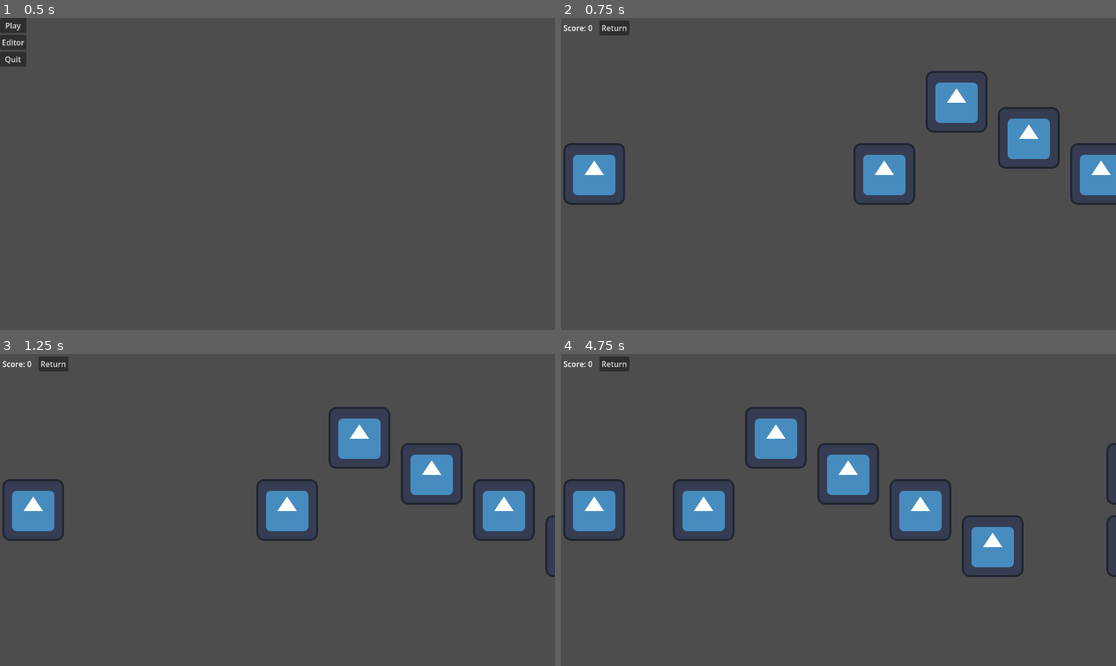
Above: before the commit, frames 1-4 (two rows, left to right).
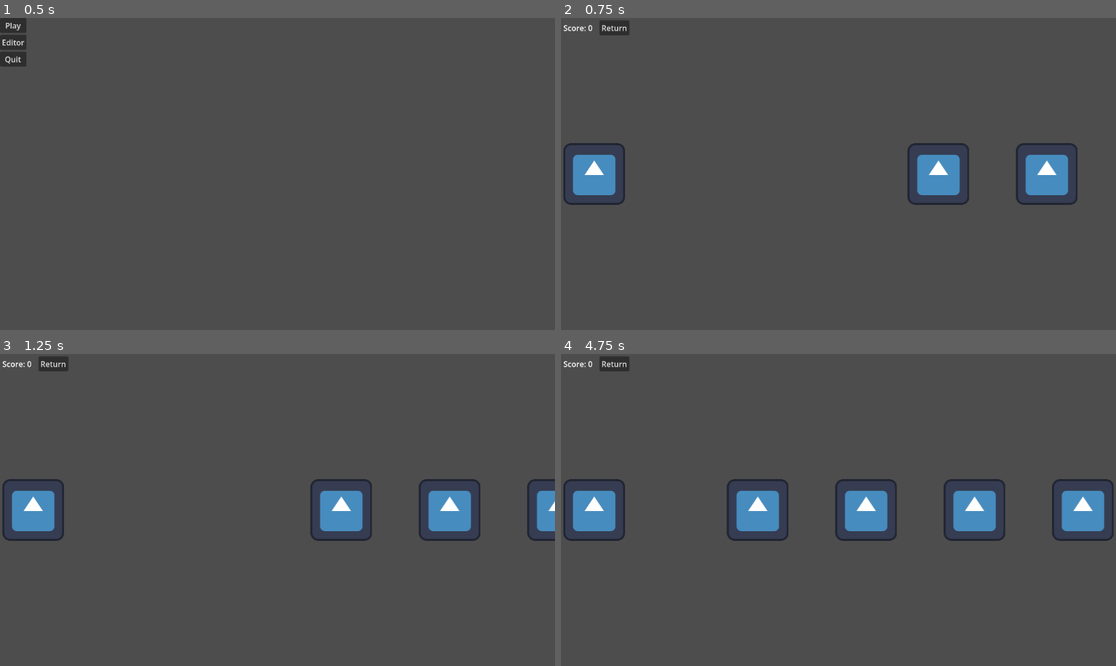
Above: after the commit, the same moments.

Repository: JoshDean599/12DI-Josh-Dean
Game: Godot game, scene res://Scenes/main_menu.tscn
The game is run twice, just before and just after one commit, with the same random seed, the same clock (stepped at 60 frames per second) and the same inputs. The engine's default icon, where the game draws it, is replaced by a stand-in: a white triangle on a blue panel in a dark square.
Inputs (mouse positions are in pixels of both pictures, inside the frame that each line leads up to):
- Up to frame 1 (0.5 s): no input
- Up to frame 2 (0.75 s): click "Play" at 0.5 s
- Up to frame 3 (1.25 s): no input
- Up to frame 4 (4.75 s): click "Return" at 1.25 s; click "Play" at 2 s; tap Enter at 2.75 s; move the mouse to (960, 494) at 2.77 s; click (960, 494) at 2.92 s; tap Space at 3.02 s; drag from (727, 525) to (810, 572) at 3.52 s; move the mouse to (894, 441) at 4.27 s; click (894, 441) at 4.42 s

Frame 1 is identical in both runs. In frame 2, 7.0% of the frame differs, in the area x 52-100%, y 16-60%; in frame 3, 7.8%; in frame 4, 11%, in the area x 20-100%, y 16-72%.

Commit message:
22_6_26
Adding more qol to Editor

Diff:
--- a/rhythm-game-project/Scenes/Objects/editor_note.gd
+++ b/rhythm-game-project/Scenes/Objects/editor_note.gd
@@ -18,10 +18,12 @@
 var duration: float = 0
 var noteType: int = 0
 
+var gridSize = Vector2.ZERO
 
 
 func _process(_delta: float) -> void:
-	var gridSize = Vector2(Globals.noteMoveSpeed, Globals.noteMoveSpeed / 2)
+	if gridSize != Vector2(Globals.noteMoveSpeed/4, Globals.noteMoveSpeed / 4):
+		gridSize = Vector2(Globals.noteMoveSpeed/4, Globals.noteMoveSpeed / 4)
 	if dragging:
 		if Globals.editorGridLockKeyPress:
 			position = (get_global_mouse_position() - draggedOffset).snapped(gridSize)
--- a/rhythm-game-project/Scenes/Objects/game_note.gd
+++ b/rhythm-game-project/Scenes/Objects/game_note.gd
@@ -5,7 +5,6 @@
 var noteTime := 0.0
 var holdEndTime := 0.0
 
-var freeQueueTime: float = -500.0
 var active = false
 
 
@@ -28,7 +27,7 @@
 
 
 	# Clear the note once it's no longer in use
-	if not active and Globals.gameTime > (noteTime + 1) * Globals.noteMoveSpeed:
+	if not active and Globals.gameTime > noteTime + holdEndTime + 1:
 		print("Freeing Note")
 		queue_free()
 
--- a/rhythm-game-project/Scenes/Objects/song_handler.gd
+++ b/rhythm-game-project/Scenes/Objects/song_handler.gd
@@ -1,5 +1,14 @@
 extends Node
 
-func load_song(song):
-	if Globals.load_song(Globals.mapPath + song + ".json").Song != "":
-		$Audio.stream = load(Globals.musicPath + Globals.load_song(Globals.mapPath + song + ".json").Song + ".wav")
+func play():
+	$Audio.play()
+
+func pause():
+	$Audio.stop()
+
+func load_song(song, file):
+	if file:
+		if Globals.load_song(Globals.mapPath + song + ".json").Song != "":
+			$Audio.stream = load(Globals.musicPath + Globals.load_song(Globals.mapPath + song + ".json").Song + ".wav")
+	else:
+		$Audio.stream = load(Globals.musicPath + song + ".wav")
--- a/rhythm-game-project/Scenes/Objects/song_handler.tscn
+++ b/rhythm-game-project/Scenes/Objects/song_handler.tscn
@@ -6,5 +6,5 @@
 [node name="SongHandler" type="Node" unique_id=1731543359]
 script = ExtResource("1_qsvg7")
 
-[node name="Audio" type="AudioStreamPlayer2D" parent="." unique_id=1921127021]
+[node name="Audio" type="AudioStreamPlayer" parent="." unique_id=692770479]
 stream = ExtResource("2_54eop")
--- a/rhythm-game-project/Scenes/editor.gd
+++ b/rhythm-game-project/Scenes/editor.gd
@@ -11,6 +11,7 @@
 var clickTime: float = 0.0
 var clickPosition: Vector2i = Vector2.ZERO
 
+var testing = false
 
 
 func createNewNote(Position: Vector2, TailPosition: Vector2) -> void:
@@ -80,13 +81,16 @@
 	Globals.change_scene(Globals.MainMenu)
 
 
-func _process(_delta: float) -> void:
-	if dragging:
+func _process(delta: float) -> void:
+	if dragging and not testing:
 		if Globals.editorGridLockKeyPress:
 			camera.position.x = snapped(-(DisplayServer.mouse_get_position().x - startDragPosition), Globals.noteMoveSpeed)
 		else:
 			camera.position.x = -(DisplayServer.mouse_get_position().x - startDragPosition)
 	$UI/Control/MarginContainer2/Label.text = "Time: " + str(round((camera.position.x / Globals.noteMoveSpeed)* 100) / 100)
+	if testing:
+		Globals.gameTime += delta
+		$Camera2D.position.x = Globals.noteMoveSpeed * Globals.gameTime
 
 
 func _on_drag_detector_button_down() -> void:
@@ -121,4 +125,20 @@
 			else:
 				camera.position.x += Globals.editorScrollSpeed
 
-	pass # Replace with function body.
+
+func _on_test_pressed() -> void:
+	var SongHandler = $Camera2D/SongHandler
+	var Audio = $Camera2D/SongHandler/Audio
+	SongHandler.load_song(songName.text, 0)
+	$UI/Control/MarginContainer/VBoxContainer/HBoxContainer/Return.visible = testing
+	$UI/Control/MarginContainer/VBoxContainer/HBoxContainer/Save.visible = testing
+	$UI/Control/MarginContainer/VBoxContainer/HBoxContainer/Load.visible = testing
+	$UI/Control/MarginContainer/VBoxContainer/PanelContainer.visible = testing
+
+	testing = !testing
+	if testing:
+		Globals.gameTime = round((camera.position.x / Globals.noteMoveSpeed)* 100) / 100
+		Audio.play()
+		Audio.seek(round((camera.position.x / Globals.noteMoveSpeed)* 100) / 100)
+	else:
+		Audio.stop()
--- a/rhythm-game-project/Scenes/editor.tscn
+++ b/rhythm-game-project/Scenes/editor.tscn
@@ -2,6 +2,7 @@
 
 [ext_resource type="Script" uid="uid://i5pwojav548r" path="res://Scenes/editor.gd" id="1_wqabg"]
 [ext_resource type="Texture2D" uid="uid://43s0ilqd1cce" path="res://icon.svg" id="2_24ceq"]
+[ext_resource type="PackedScene" uid="uid://blddwce4egim7" path="res://Scenes/Objects/song_handler.tscn" id="3_a7iym"]
 
 [node name="Editor" type="Node2D" unique_id=219707909]
 script = ExtResource("1_wqabg")
@@ -44,6 +45,11 @@
 layout_mode = 2
 size_flags_horizontal = 3
 text = "Load Map"
+
+[node name="Test" type="Button" parent="UI/Control/MarginContainer/VBoxContainer/HBoxContainer" unique_id=1016227265]
+layout_mode = 2
+size_flags_horizontal = 3
+text = "Test Map"
 
 [node name="PanelContainer" type="PanelContainer" parent="UI/Control/MarginContainer/VBoxContainer" unique_id=2084397225]
 custom_minimum_size = Vector2(0, 40)
@@ -91,11 +97,14 @@
 scale = Vector2(0.225635, 8.096504)
 texture = ExtResource("2_24ceq")
 
+[node name="SongHandler" parent="Camera2D" unique_id=1731543359 instance=ExtResource("3_a7iym")]
+
 [node name="Notes" type="Node2D" parent="." unique_id=443945100]
 
 [connection signal="pressed" from="UI/Control/MarginContainer/VBoxContainer/HBoxContainer/Return" to="." method="_on_return_button_pressed"]
 [connection signal="pressed" from="UI/Control/MarginContainer/VBoxContainer/HBoxContainer/Save" to="." method="_on_save_pressed"]
 [connection signal="pressed" from="UI/Control/MarginContainer/VBoxContainer/HBoxContainer/Load" to="." method="_on_load_pressed"]
+[connection signal="pressed" from="UI/Control/MarginContainer/VBoxContainer/HBoxContainer/Test" to="." method="_on_test_pressed"]
 [connection signal="button_down" from="Camera2D/Drag Detector" to="." method="_on_drag_detector_button_down"]
 [connection signal="button_up" from="Camera2D/Drag Detector" to="." method="_on_drag_detector_button_up"]
 [connection signal="gui_input" from="Camera2D/Drag Detector" to="." method="_on_drag_detector_gui_input"]
--- a/rhythm-game-project/Scenes/game.gd
+++ b/rhythm-game-project/Scenes/game.gd
@@ -18,7 +18,7 @@
 
 	var noteHandler = $NoteHandler
 	noteHandler.load_song(Globals.loadedSong)
-	$SongHandler.load_song(Globals.loadedSong)
+	$SongHandler.load_song(Globals.loadedSong, 1)
 
 	for i in noteHandler.get_node("Notes").get_children().size():
 		noteHandler.get_node("Notes").get_child(i).queue_free()
--- a/rhythm-game-project/Songs/Maps/new.json
+++ b/rhythm-game-project/Songs/Maps/new.json
@@ -1,46 +1,88 @@
 {
 	"Notes": [
 		{
-			"endTime": 0.0,
+			"endTime": 9.5,
 			"positionY": 0.0,
 			"tailY": 0.0,
-			"time": 0.0
+			"time": 9.5
 		},
 		{
-			"endTime": 1.0,
-			"positionY": -150.0,
+			"endTime": 9.75,
+			"positionY": 150.0,
 			"tailY": 0.0,
-			"time": 1.0
+			"time": 9.75
 		},
 		{
-			"endTime": 2.0,
+			"endTime": 12.5,
+			"positionY": -225.0,
+			"tailY": 0.0,
+			"time": 10.75
+		},
+		{
+			"endTime": 15.25,
 			"positionY": -75.0,
 			"tailY": 0.0,
-			"time": 2.0
+			"time": 13.0
 		},
 		{
-			"endTime": 3.0,
+			"endTime": 18.25,
+			"positionY": 37.5,
+			"tailY": 0.0,
+			"time": 15.75
+		},
+		{
+			"endTime": 20.75,
+			"positionY": 187.5,
+			"tailY": 0.0,
+			"time": 18.5
+		},
+		{
+			"endTime": 21.0,
+			"positionY": -112.5,
+			"tailY": 0.0,
+			"time": 21.0
+		},
+		{
+			"endTime": 21.0,
+			"positionY": 37.5,
+			"tailY": 0.0,
+			"time": 21.0
+		},
+		{
+			"endTime": 3.75,
 			"positionY": 0.0,
 			"tailY": 0.0,
-			"time": 3.0
+			"time": 3.75
 		},
 		{
-			"endTime": 4.0,
-			"positionY": 75.0,
+			"endTime": 5.25,
+			"positionY": 0.0,
 			"tailY": 0.0,
-			"time": 4.0
+			"time": 5.25
 		},
 		{
-			"endTime": 7.0,
-			"positionY": -75.0,
+			"endTime": 2.25,
+			"positionY": 0.0,
 			"tailY": 0.0,
-			"time": 6.0
+			"time": 2.25
 		},
 		{
-			"endTime": 7.0,
-			"positionY": 75.0,
+			"endTime": 0.75,
+			"positionY": 0.0,
 			"tailY": 0.0,
-			"time": 6.0
+			"time": 0.75
+		},
+		{
+			"endTime": 6.75,
+			"positionY": 0.0,
+			"tailY": 0.0,
+			"time": 6.75
+		},
+		{
+			"endTime": 8.25,
+			"positionY": 0.0,
+			"tailY": 0.0,
+			"time": 8.25
 		}
 	],
 	"Song": "NEFFEX - Hate It or Love It"
Not shown, changed: AS91897 - Advanced Outcome/AS91897-Outcome-JoshDean.docx
